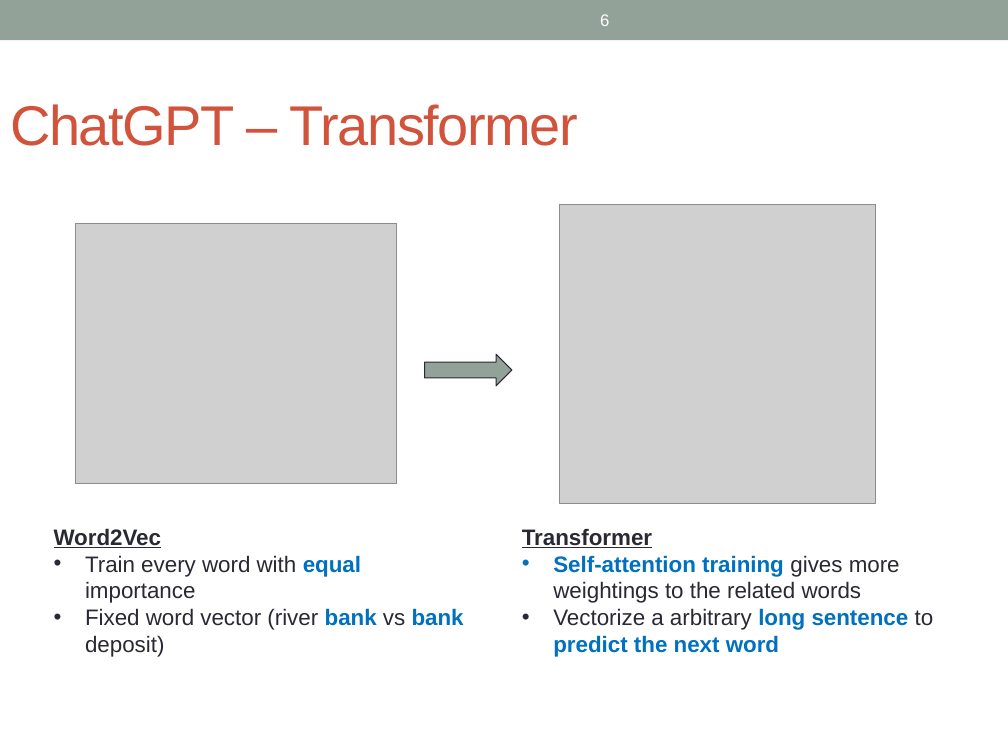
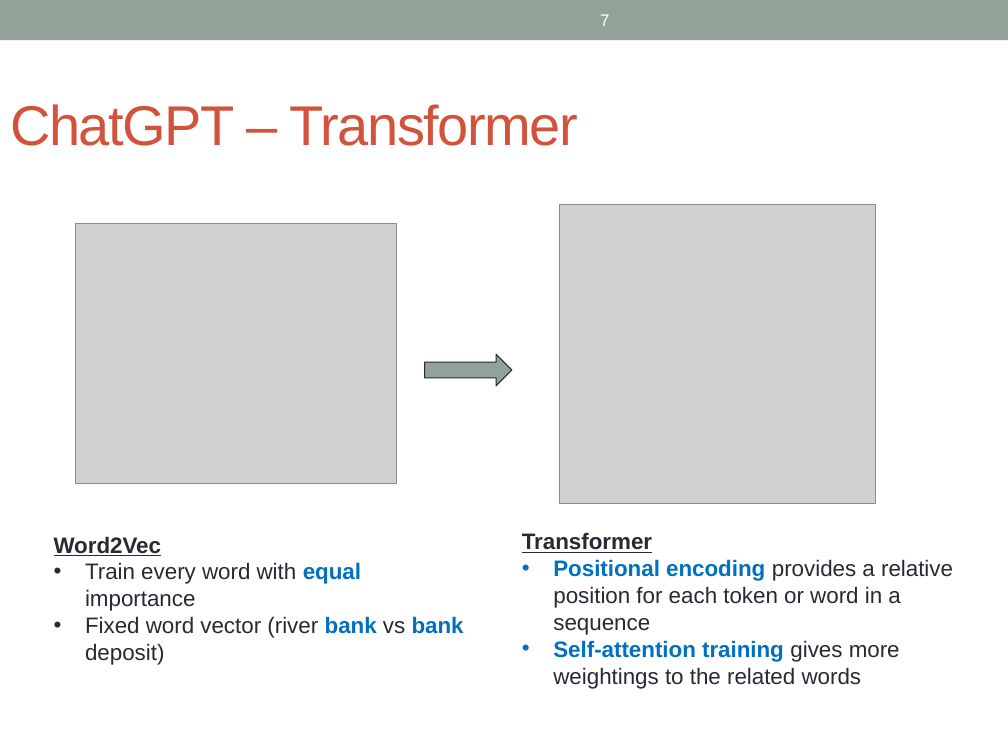
Before and after one commit to kenwkliu/ideas, a slide deck: slide 7 of slides/GenAI.pptx (slide 6 before the commit). Drawn at 1008x756 pixels with LibreOffice and Linux fonts; fonts in the diff are those of the drawing; grey boxes stand for pictures. Boxes give left, top, right and bottom in pixels: in the first picture for what was removed or moved away, otherwise in the second. Text is boxed around its words. In the diff, an @@ line names an element or a change of style, - is before the commit and + after.

```diff
--- a/slides/GenAI.pptx
+++ b/slides/GenAI.pptx
@@ page number at (600, 14, 609, 26): text changed @@
-6
+7
@@ text "Word2Vec": place and size @@
-text "Word2Vec" at (54, 528, 464, 657)
+text "Word2Vec" at (54, 536, 464, 665)
@@ text at (553, 559, 953, 635): paragraph added @@
+• Positional encoding provides a relative position for each token or word in a sequence
@@ text at (553, 608, 934, 657): paragraph removed @@
-• Vectorize a arbitrary long sentence to predict the next word
```
Also in this commit, not shown: 5 other slides changed, 4 slides added, 1 slide removed.
